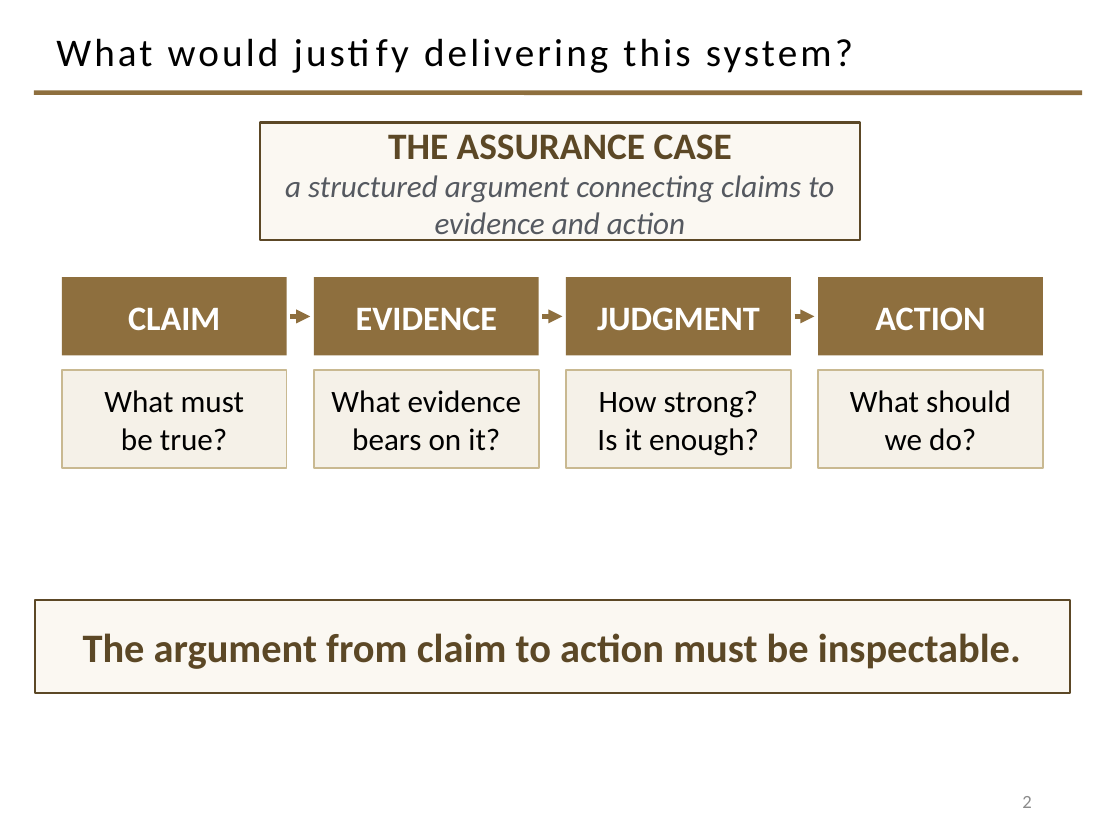
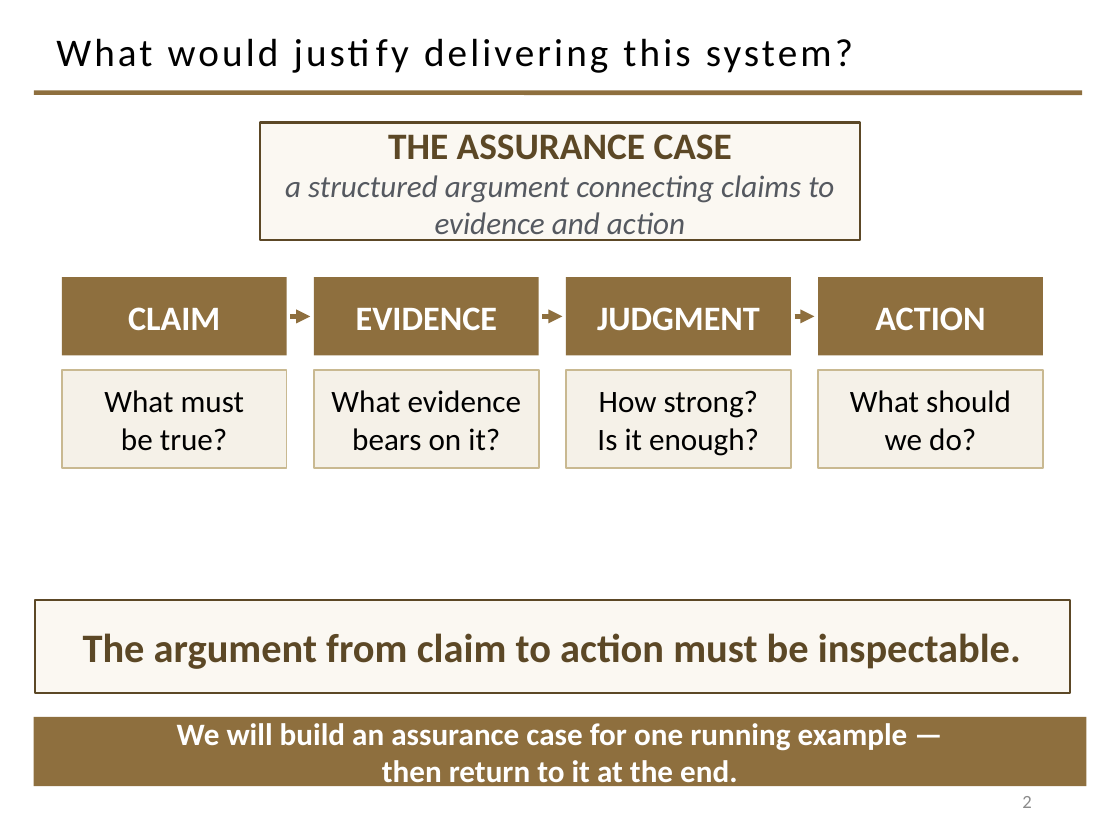
Before and after one commit to davisjam/model-based-agentic-software-engineering, a slide deck: slide 2 of course/lectures/act-1-foundations/08-validation/1-8-Validation.pptx. Drawn at 1120x840 pixels with LibreOffice and Linux fonts; fonts in the diff are those of the drawing; background and template pictures are left out. Boxes give left, top, right and bottom in pixels: in the first picture for what was removed or moved away, otherwise in the second. Text is boxed around its words. In the diff, an @@ line names an element or a change of style, - is before the commit and + after.

```diff
--- a/course/lectures/act-1-foundations/08-validation/1-8-Validation.pptx
+++ b/course/lectures/act-1-foundations/08-validation/1-8-Validation.pptx
@@ rectangle added at box(34, 717, 1086, 786), fill #8E6F3E, 20 pt, text #FFFFFF, bold @@
+We will build an assurance case for one running example —
+then return to it at the end.
```
Also in this commit, not shown: 9 other slides changed.
